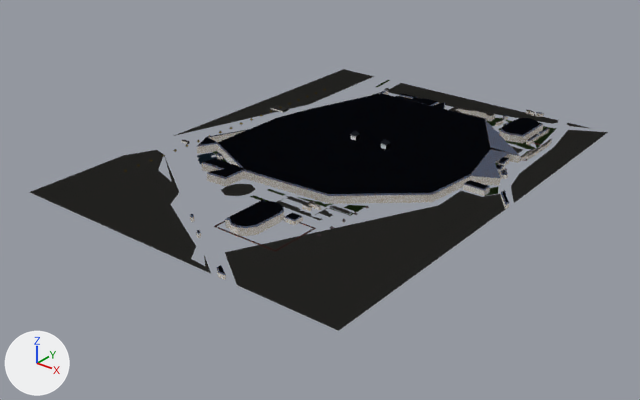
The glTF model models/campus_textured.glb as it was, and as the next commit left it.
Both versions are drawn from a camera (50 mm lens) standing at (1359.0, -1795.0, 969.0) and looking at (-11.0, -83.0, -93.0). The lights are fixed; the arrows at lower left show +X, +Y and +Z. The older version comes first. Vertices at exactly the same position are counted once.

In view in the first picture: '方山校区 1:1 轮廓 + 程序化材质'.
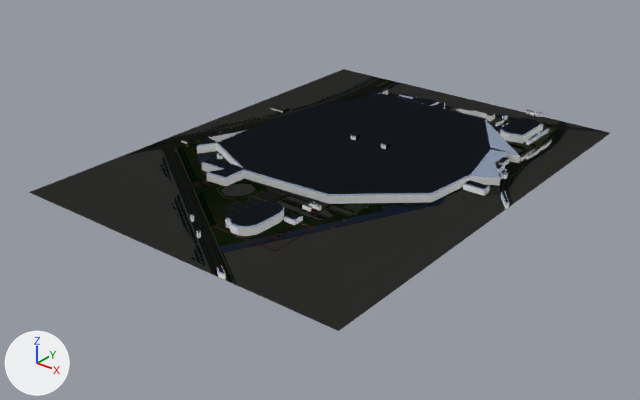
The change, as JSON lines over the scene's bpy script:
```json
{"op": "add", "block": "img_ground", "code": ["img_ground = load_image('ground', '_unpacked/ground', 1800, 2395, 'sRGB')"]}
{"op": "remove", "block": "mat_roof", "code": "mat_roof.texture = img_roof"}
{"op": "set", "path": "mat_roof.metallic", "old": "0.05", "new": "0.0"}
{"op": "add", "block": "mat_roof", "code": "mat_roof.base_color = (0.227, 0.282, 0.388)  # greyish blue #8391a7"}
{"op": "set", "path": "mat_roof.roughness", "old": "0.85", "new": "0.9"}
{"op": "add", "block": "mat_building", "code": ["mat_building = principled_material('building')", "mat_building.base_color = (0.925, 0.933, 0.937)  # white #f6f7f8", "mat_building.roughness = 0.9"]}
{"op": "add", "block": "mat_ground", "code": ["mat_ground = principled_material('ground')", "mat_ground.texture = img_ground", "mat_ground.roughness = 1.0"]}
{"block": "me_campus_textured", "where": "# used by ob_方山校区_1_1_轮廓___程序化材质; location = (0.0, 0.0, 0.0)"}
{"op": "remove", "block": "me_campus_textured", "code": "me_campus_textured.from_pydata(...)  # 5299 vertices, 7593 faces; spans x -497.0..497.0, y -660.0..661.0, z 0.0..51.0"}
{"op": "add", "block": "me_campus_textured", "code": "me_campus_textured.from_pydata(...)  # 5303 vertices, 7595 faces; spans x -497.0..497.0, y -661.0..661.0, z 0.0..51.0"}
{"block": "me_campus_textured", "change": "me_campus_textured part 1"}
{"block": "me_campus_textured", "change": "50 faces are deleted"}
{"block": "me_campus_textured", "change": "6 vertices move within x -61.0..-60.0, y 29.0..31.0, z 9.0..12.0"}
{"block": "me_campus_textured", "change": "4 vertices are added at (497.0, 661.0, 0.0), (497.0, -661.0, 0.0), (-497.0, -661.0, 0.0), (-497.0, 661.0, 0.0)"}
{"block": "me_campus_textured", "change": "2 new faces join them, mat_ground (picture img_ground)"}
{"block": "me_campus_textured", "change": "18 new faces join them, mat_roof (greyish blue #8391a7)"}
{"block": "me_campus_textured", "change": "2 new faces join them, mat_road (white #e6e5e1)"}
{"block": "me_campus_textured", "change": "30 new faces join them, mat_solid_a9684f (beige #d5ab97)"}
{"block": "me_campus_textured", "change": "me_campus_textured part 2: 3304 faces spanning x -373.0..497.0, y -660.0..661.0, z 0.0..21.0 switch from mat_wall (picture img_wall) to mat_building (white #f6f7f8)"}
{"op": "add", "block": "me_campus_textured", "code": "me_campus_textured.materials.append(mat_ground)  # picture img_ground"}
```

Boxes [x1, y1, x2, y2] around the edits, measured in the pictures (640 x 400 px; the box of a moved part takes in the faces that stretch with it):
```json
{"object": "方山校区 1:1 轮廓 + 程序化材质", "change": "surface changed, reshaped", "before": [30, 69, 608, 331], "after": [29, 69, 610, 331]}
{"part": 1, "of": "me_campus_textured", "change": "moved or reshaped", "before": [174, 69, 374, 136], "after": [29, 69, 610, 331]}
{"part": 2, "of": "me_campus_textured", "change": "recoloured", "before": [190, 91, 552, 280], "after": [190, 91, 552, 280]}
```
